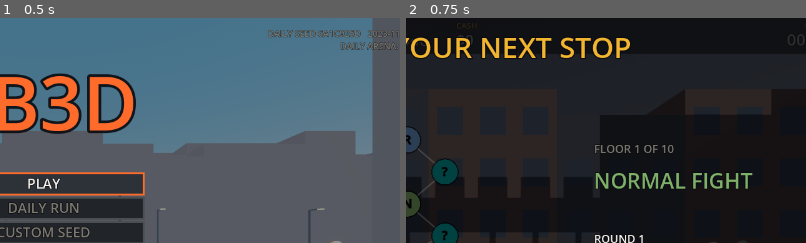
Above: before the commit, frames 1-2 (left to right).
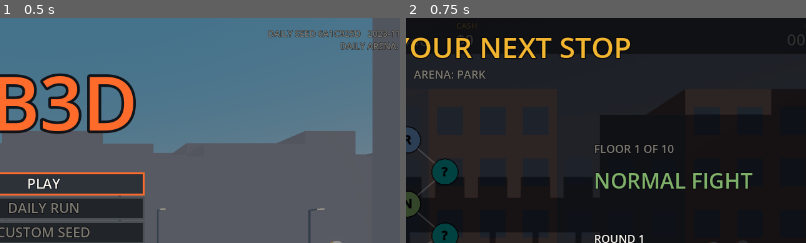
Above: after the commit, the same moments.

Repository: GVihi/FstreliBiciklina3D
Game: Godot game, scene res://main.tscn
The game is run twice, just before and just after one commit, with the same random seed, the same clock (stepped at 60 frames per second) and the same inputs.
Inputs (mouse positions are % of the whole screen's width and height, from its top left):
- Up to frame 1 (0.5 s): no input
- Up to frame 2 (0.75 s): tap Enter at 0.5 s; move the mouse to (72, 45) at 0.52 s; hold Right from 0.53 s (still down); tap R at 0.6 s; click (72, 45) at 0.67 s
The pictures show only the part of the screen within x 44-94%, y 0-50%; the shares and areas given below are measured in that part.

Frame 1 is identical in both runs. In frame 2, 0.3% of the frame differs, in the area x 2-20%, y 23-28%.

Commit message:
Show the arena style on the run map screen
Co-Authored-By: Claude Sonnet 5.5 <noreply@anthropic.com>
Claude-Session: https://claude.ai/code/session_01XQUbsH2UPo5sGZ97DYqSCd

Diff:
--- a/scripts/hud.gd
+++ b/scripts/hud.gd
@@ -736,6 +736,9 @@
 	_dim(0.84)
 	var floors = g.run_map["floors"]
 	_txt("CHOOSE YOUR NEXT STOP", cx, size.y * 0.09, int(46 * k), GOLD, 1)
+	# the arena the whole run is played in (one style per run); the roundabout has none
+	if g.arena.style_label() != "":
+		_txt("ARENA: " + g.arena.style_label(), cx, size.y * 0.135, int(18 * k), GRAY, 1)
 	var next_f = g.map_floor + 1
 	# edges: grey, the path taken in gold, the edges you can take now in white
 	for f in range(floors.size() - 1):
